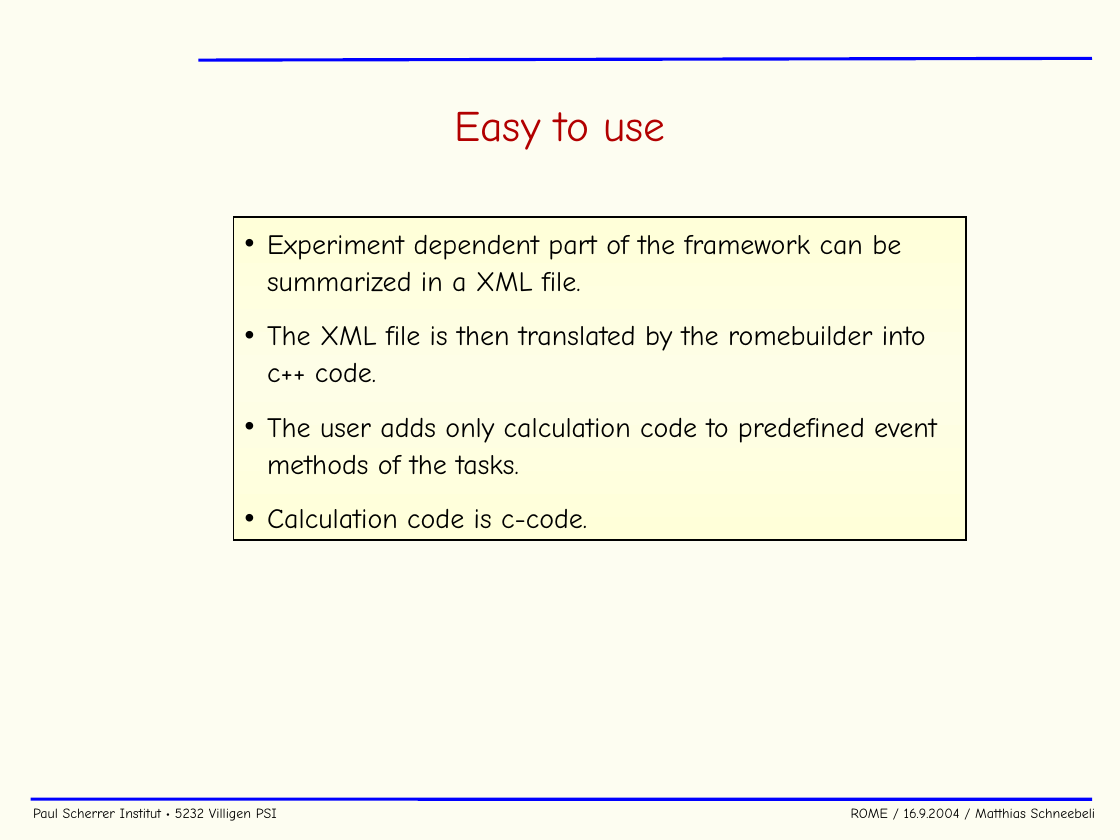
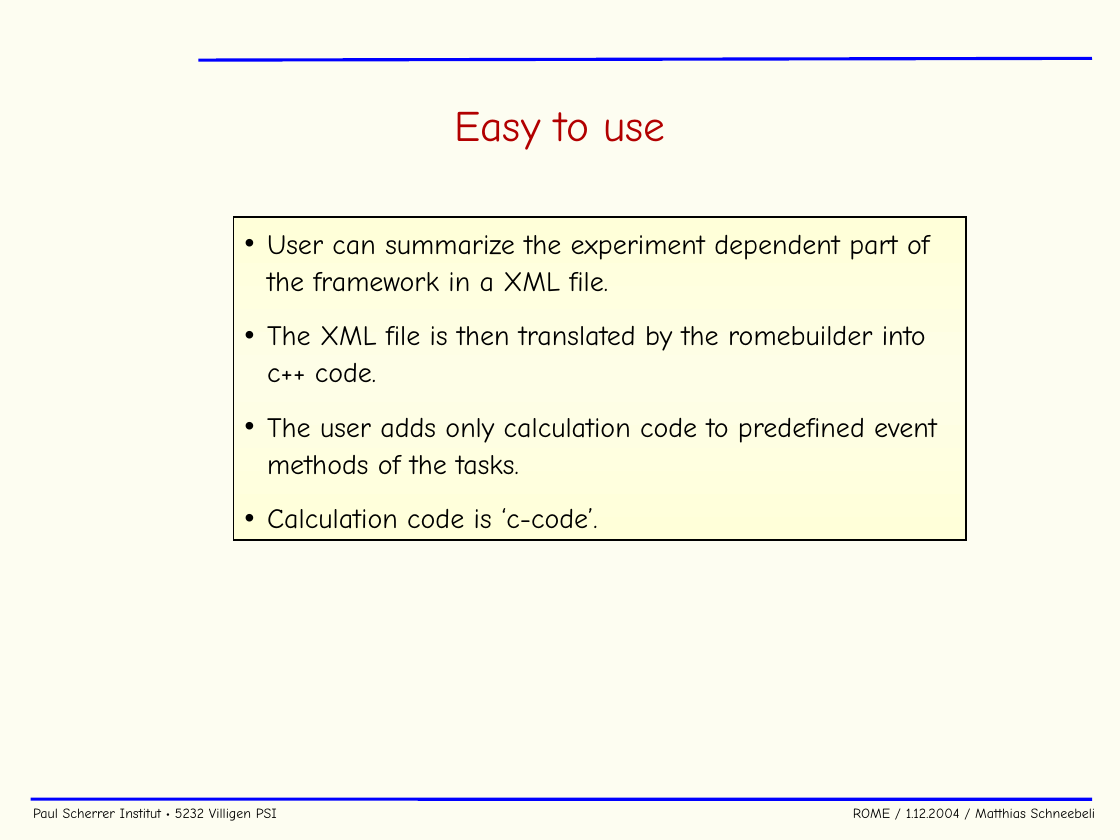
Before and after one commit to cjpl/rome, a slide deck: slide 11 of documentation/ROME.ppt (slide 14 before the commit). Drawn at 1120x840 pixels with LibreOffice and Linux fonts; fonts in the diff are those of the drawing; background and template pictures are left out. Boxes give left, top, right and bottom in pixels: in the first picture for what was removed or moved away, otherwise in the second. Text is boxed around its words. In the diff, an @@ line names an element or a change of style, - is before the commit and + after.

```diff
--- a/documentation/ROME.ppt
+++ b/documentation/ROME.ppt
@@ text in rectangle at (267,235,929,292): text changed @@
-• Experiment dependent part of the framework can be summarized in a XML file.
+• User can summarize the experiment dependent part of the framework in a XML file.
@@ text in rectangle at (267,508,598,529): text changed @@
-• Calculation code is c-code.
+• Calculation code is ‘c-code’.
@@ text at (33,808,1096,821): text changed @@
-Paul Scherrer Institut • 5232 Villigen PSI ROME / 16.9.2004 / Matthias Schneebeli
+Paul Scherrer Institut • 5232 Villigen PSI ROME / 1.12.2004 / Matthias Schneebeli
```
Also in this commit, not shown: 40 other slides changed, 1 slide added, 1 slide removed.
